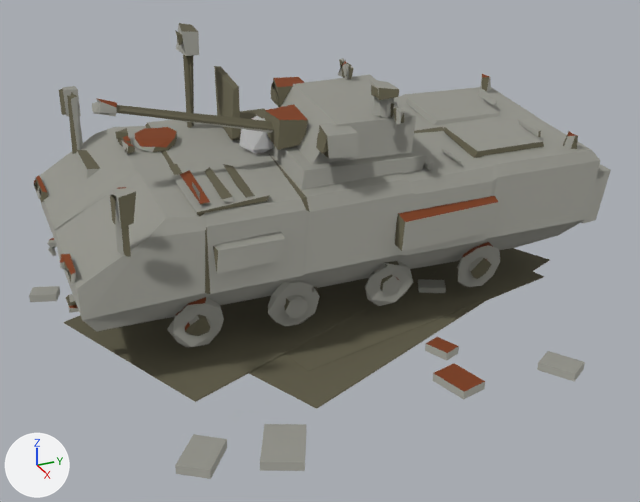
Two versions of the FBX model entregas/teo-modelado/restos-k8-7nov/SM_RestosDragon_v3_LOD0.fbx, one commit apart.
The view is the same before and after, from a 50 mm camera at (11.9, -5.25, 6.53) aimed at (0.9, -0.3, 1.03). Every picture has the same lights, and +X, +Y and +Z are marked at lower left. The picture after the commit comes second. Where no turn or scale is listed for an object, it has been applied to the vertices.

Names of what the first picture shows: 'SM_bloques.restos_dragon_v3_LOD0' and 1 more.
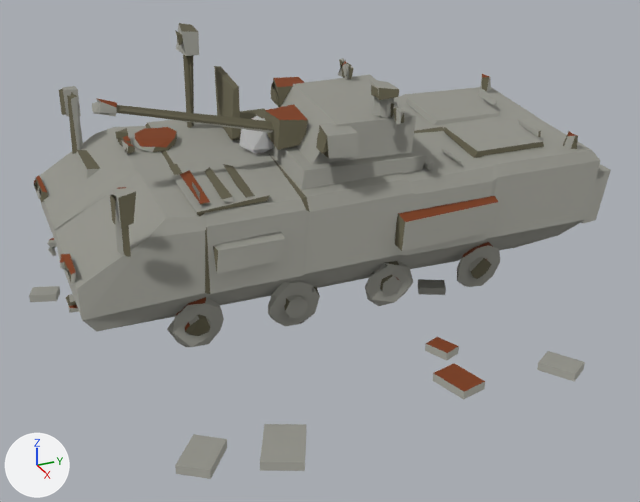
What changed in the scene script:
```text
Change me_sm_bloques_restos_dragon_v3_lod0_001:
    used by ob_sm_bloques_restos_dragon_v3_lod0; location = (0.0, 0.0, 0.0)
    remove me_sm_bloques_restos_dragon_v3_lod0_001.from_pydata(...)  # 1196 vertices, 1213 faces; spans x -3.34..4.31, y -4.33..4.29, z 0.0..4.23
    add me_sm_bloques_restos_dragon_v3_lod0_001.from_pydata(...)  # 1172 vertices, 1195 faces; spans x -3.34..4.31, y -4.33..4.29, z 0.0..4.23
    me_sm_bloques_restos_dragon_v3_lod0_001 part 1: the loose piece of 8 vertices spanning x -1.4..2.42, y -1.78..3.57, z 0.01..0.03 is deleted
    me_sm_bloques_restos_dragon_v3_lod0_001 part 2: the loose piece of 8 vertices spanning x -2.35..2.49, y -3.96..2.05, z 0.02..0.04 is deleted
    me_sm_bloques_restos_dragon_v3_lod0_001 part 3: the loose piece of 8 vertices spanning x -2.36..3.24, y -2.81..4.08, z 0.0..0.02 is deleted
```

Changed parts and their boxes [x1, y1, x2, y2] in the pictures (640 x 502 px):
part 1 of me_sm_bloques_restos_dragon_v3_lod0_001, deleted (brown)
    before: [285, 257, 544, 371]
part 2 of me_sm_bloques_restos_dragon_v3_lod0_001, deleted
    before: [64, 267, 437, 402]
part 3 of me_sm_bloques_restos_dragon_v3_lod0_001, deleted
    before: [249, 248, 549, 409]
